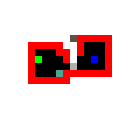
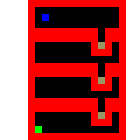
Before/after of a w=140, h=140 layered artwork. What changed in the layer stack:
added group "1-14" with 4 layers above "1-13" over [28, 0, 126, 140]
added layer "Слой 3 копия 2" in group "1-14" over [28, 0, 126, 56]
added layer "Слой 3 копия" in group "1-14" over [28, 35, 126, 91]
added layer "Слой 3" in group "1-14" over [28, 70, 126, 126]
added layer "Слой 2" in group "1-14" over [28, 77, 126, 140]
hid "1-11", painted on it over [28, 35, 112, 84]
